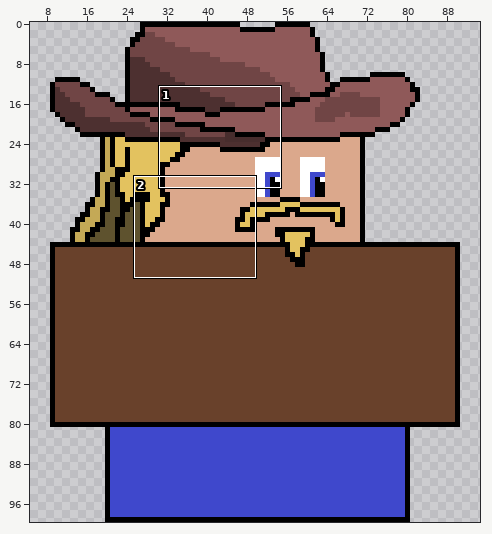
Two states of a sprite sheet, img/player.png. The first picture is a wide view before the edit; the outline marks the close-up.
Close-up. First the earlier version:
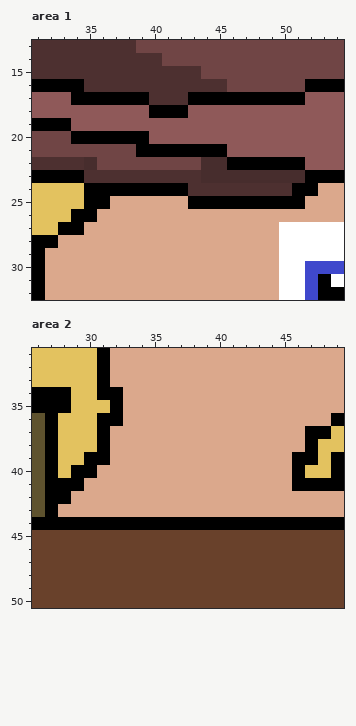
The file is 100x100 pixels. Colours within 5 levels of each other are drawn and written as one. Shown: area 1: x 31..54, y 13..32; area 2: x 26..49, y 31..50. The wide view leaves out empty margins. The commit also changed other parts of the picture, which this record leaves out.
New version:
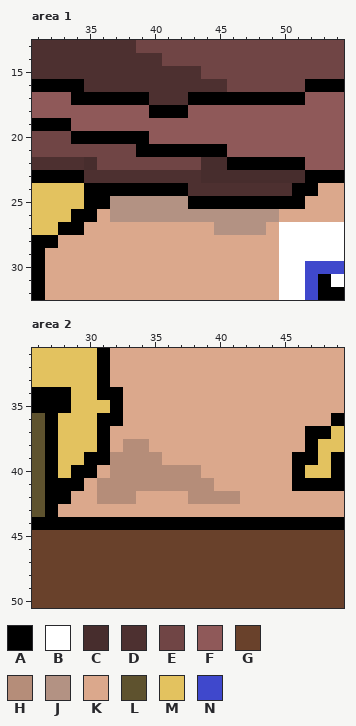
Palette (. is transparent): A #000000  B #ffffff  C #472d2d  D #4d3030  E #704545  F #8f5959  G #69412b  H #b58d79  J #b39283  K #dba88c  L #5e522e  M #e3c25f  N #3f48cc
Diff:
Area 1:
y 25: x 37..42 KKKKKK -> JJJJJJ
y 26: x 37..49 KKKKKKKKKKKKK -> JJJJJJJJJJJJJ
y 27: x 45..48 KKKK -> JJJJ
Area 2:
y 38: x 33..34 KK -> HH
y 39: x 32..35 KKKK -> HHHH
y 40: x 32..38 KKKKKKK -> HHHHHHH
y 41: x 31..39 KKKKKKKKK -> HHHHHHHHH
y 42: x 31..33 KKK -> HHH; x 38..41 KKKK -> HHHH
Changed places in both close-ups, as pixel boxes (x1, y1, x2, y2):
changed: (110, 196, 279, 235)
changed: (97, 439, 240, 504)
